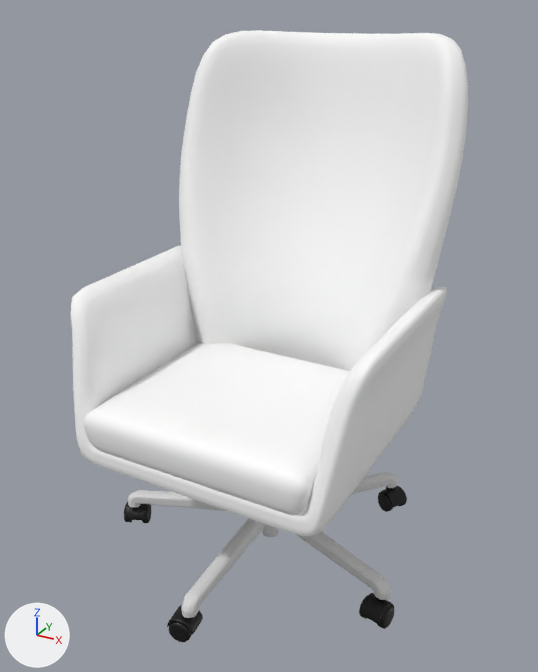
A saved change to the glTF model seat_big.glb.
Before and after are seen from a camera (50 mm lens) standing at (0.219, -0.398, 0.364) and looking at (0.001, -0.003, 0.166). Arrows for +X, +Y and +Z are at lower left; the lights stay in place. Where no turn or scale is listed for an object, it has been applied to the vertices.

In view in the first picture: 'pasted__pCylinder1_7', 'seat_side_low_7'.
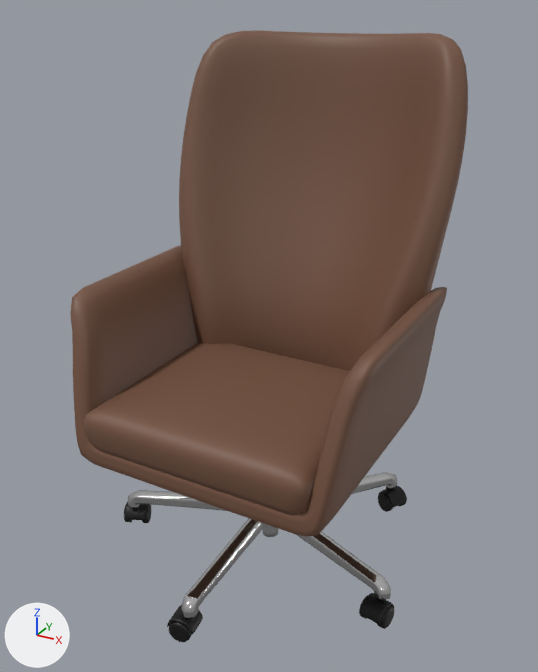
The newer file is also rescaled (x1.845) as a whole; pictures and numbers use the older file's frame.

Boxes [x1, y1, x2, y2] around the edits, measured in the pictures (538 x 672 px):
'seat_side_low_7', recoloured (white to brown): [70, 30, 468, 536] in both
'pasted__pCylinder1_7', surface changed: [125, 473, 400, 621] in both

The change, as a diff of the scene's bpy script:
```diff
--- a/seat_big.glb.py
+++ b/seat_big.glb.py
@@ mat_kneset_chair_color_005 @@
 mat_kneset_chair_color_005.roughness = 0.553
+mat_kneset_chair_color_005.metallic = 1.0
@@ mat_chair_low_seat_basecolor @@
 mat_chair_low_seat_basecolor = principled_material('chair_low_seat_BaseColor')
-mat_chair_low_seat_basecolor.base_color = (1.0, 1.0, 1.0)  # white #ffffff
+mat_chair_low_seat_basecolor.base_color = (0.179, 0.0877, 0.053)  # brown #755441
 mat_chair_low_seat_basecolor.roughness = 0.553
```
